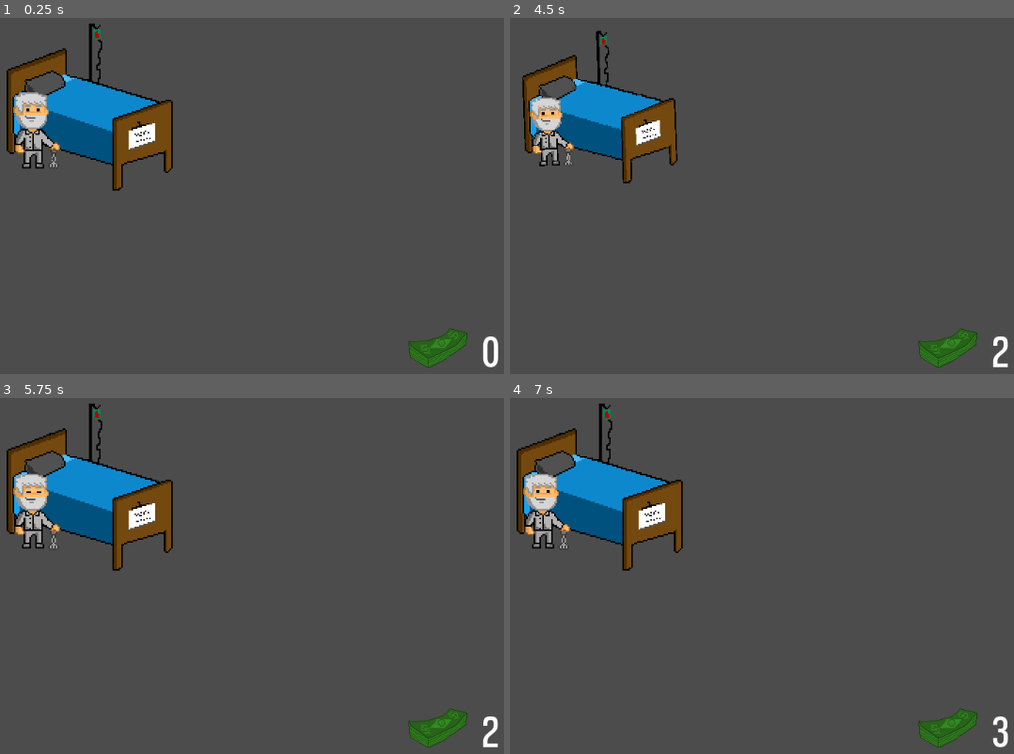
Above: before the commit, frames 1-4 (two rows, left to right).
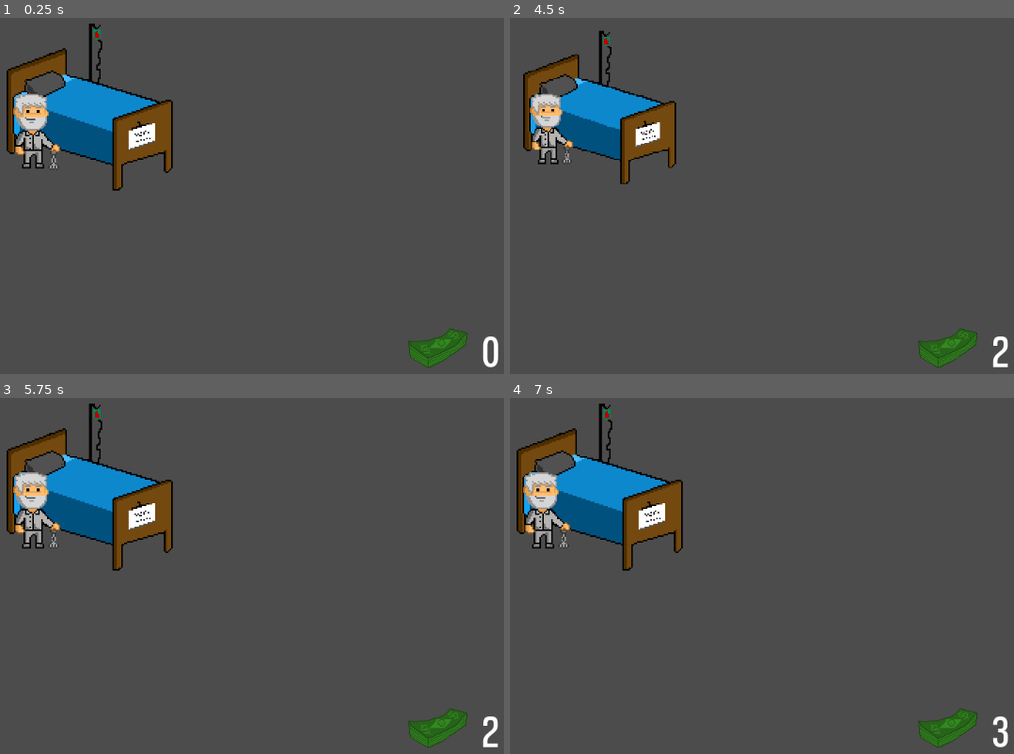
Above: after the commit, the same moments.

Repository: talls2/cancer_clicker
Game: Godot game, scene res://main_scene.tscn
The game is run twice, just before and just after one commit, with the same random seed, the same clock (stepped at 60 frames per second) and the same inputs.
Inputs (mouse positions are in pixels of both pictures, inside the frame that each line leads up to):
- Up to frame 1 (0.25 s): no input
- Up to frame 2 (4.5 s): move the mouse to (600, 117) at 0.52 s; click (600, 117) at 0.67 s; move the mouse to (605, 206) at 1.27 s; click (605, 206) at 1.42 s; move the mouse to (832, 89) at 2.02 s; click (832, 89) at 2.17 s; move the mouse to (716, 274) at 2.77 s; click (716, 274) at 2.92 s; move the mouse to (978, 252) at 3.52 s; click (978, 252) at 3.67 s; tap Enter at 4.25 s; move the mouse to (530, 121) at 4.27 s; click (530, 121) at 4.42 s
- Up to frame 3 (5.75 s): move the mouse to (282, 565) at 5.02 s; click (282, 565) at 5.17 s
- Up to frame 4 (7 s): move the mouse to (641, 454) at 5.77 s; click (641, 454) at 5.92 s; move the mouse to (923, 543) at 6.52 s; click (923, 543) at 6.67 s

The runs differ from the first frame. In frame 1, 0.5% of the frame differs, in the area x 2-12%, y 20-43%; in frame 2, 2.3%, in the area x 2-34%, y 3-47%; in frame 3, 0.5%; in frame 4, 0.5%.

Commit message:
changed icon

Diff:
--- a/project.godot
+++ b/project.godot
@@ -8,9 +8,14 @@
 
 config_version=4
 
-_global_script_classes=[  ]
+_global_script_classes=[ {
+"base": "CanvasLayer",
+"class": "CounterNode",
+"language": "GDScript",
+"path": "res://scripts/counter.gd"
+} ]
 _global_script_class_icons={
-
+"CounterNode": ""
 }
 
 [application]
--- a/scenes/player.tscn
+++ b/scenes/player.tscn
@@ -19,10 +19,21 @@
 "update": 0,
 "values": [ Vector2( 1, 1 ), Vector2( 0.9, 0.9 ), Vector2( 1, 1 ) ]
 }
+tracks/1/type = "value"
+tracks/1/path = NodePath("Sprites:rotation_degrees")
+tracks/1/interp = 1
+tracks/1/loop_wrap = true
+tracks/1/imported = false
+tracks/1/enabled = true
+tracks/1/keys = {
+"times": PoolRealArray( 0 ),
+"transitions": PoolRealArray( 1 ),
+"update": 0,
+"values": [ 0.0 ]
+}
 
 [sub_resource type="Animation" id=2]
 resource_name = "Hover"
-loop = true
 step = 0.25
 tracks/0/type = "value"
 tracks/0/path = NodePath("Sprites:rotation_degrees")
@@ -124,7 +135,6 @@
 scale = Vector2( 2, 2 )
 frames = SubResource( 8 )
 animation = "idle"
-frame = 1
 playing = true
 
 [node name="ClickableArea" type="Area2D" parent="."]
--- a/scripts/player.gd
+++ b/scripts/player.gd
@@ -20,7 +20,6 @@
 	if(event is InputEventMouseButton):
 		if(event.pressed):
 			animation.play('Click')
-			animation.queue('Hover')
 
 			emit_signal('on_click_event')
 
Binary file changed: icon.png
Not shown, added: logo studio.png~
